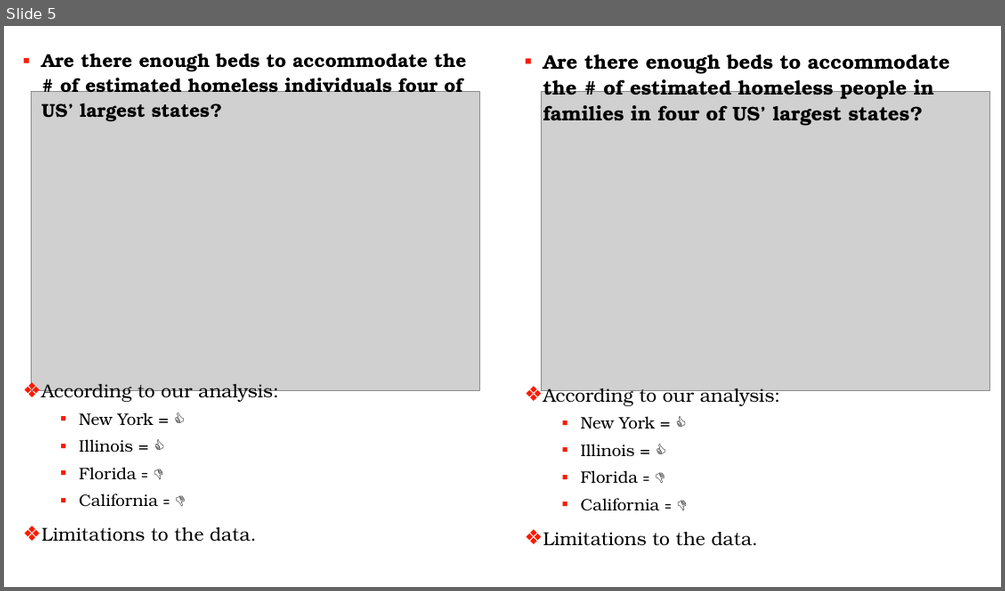
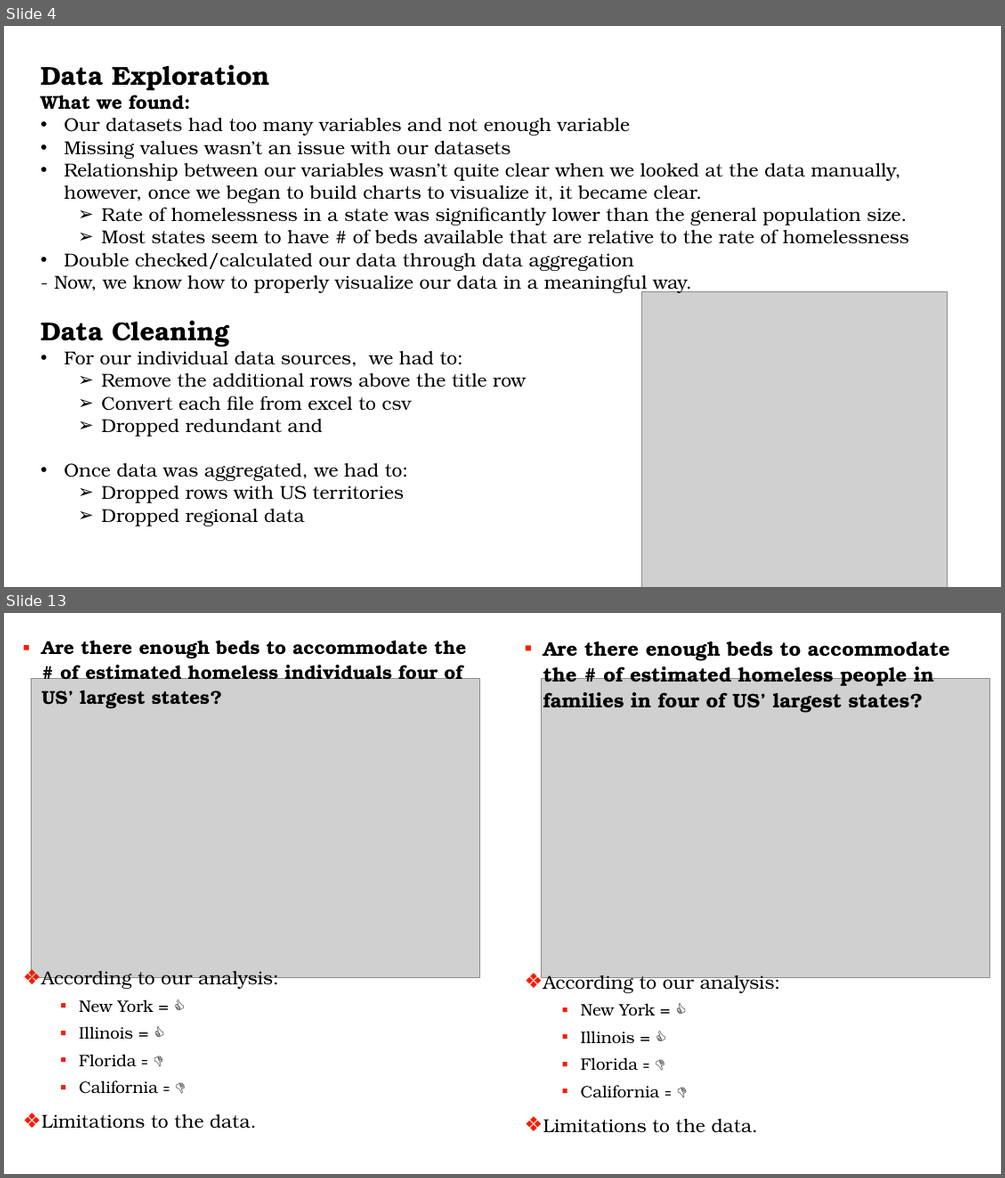
Before and after one commit to cic2003/Group3Project1, a slide deck: Homelessness Presentation_Project 1_ChidimaEdits.pptx. Shown one above the other, each under a label of ours: slide 5 before the commit, slides 4 and 13 after it; the slides between them are not shown. The pictures are 1005x591 and 1005x1178 pixels, drawn with LibreOffice and Linux fonts; fonts in the diff are those of the drawing; grey boxes stand for pictures. Boxes give left, top, right and bottom in pixels: in the first picture for what was removed or moved away, otherwise in the second. Text is boxed around its words. In the diff, an @@ line names an element or a change of style, - is before the commit and + after.

```diff
--- a/Homelessness Presentation_Project 1_ChidimaEdits.pptx
+++ b/Homelessness Presentation_Project 1_ChidimaEdits.pptx
@@ slide 4 added at [4,26,1001,587], background #FFFFFF @@
@@ text added at [40,64,909,526], 18 pt, text #000000 @@
+Data Exploration
+What we found:
+• Our datasets had too many variables and not enough variable
+• Missing values wasn’t an issue with our datasets
+• Relationship between our variables wasn’t quite clear when we looked at the data manually, however, once we began to build charts to visualize it, it became clear.
+  ➢ Rate of homelessness in a state was significantly lower than the general population size.
+  ➢ Most states seem to have # of beds available that are relative to the rate of homelessness
+• Double checked/calculated our data through data aggregation
+- Now, we know how to properly visualize our data in a meaningful way.
+Data Cleaning
+• For our individual data sources, we had to:
+  ➢ Remove the additional rows above the title row
+  ➢ Convert each file from excel to csv
+  ➢ Dropped redundant and
+• Once data was aggregated, we had to:
+  ➢ Dropped rows with US territories
+  ➢ Dropped regional data
@@ picture added at [642,291,947,587] @@
@@ what was slide 5 is now slide 13 @@
```
Also in this commit, not shown: 3 slides changed, 16 other slides added, 6 slides removed.
